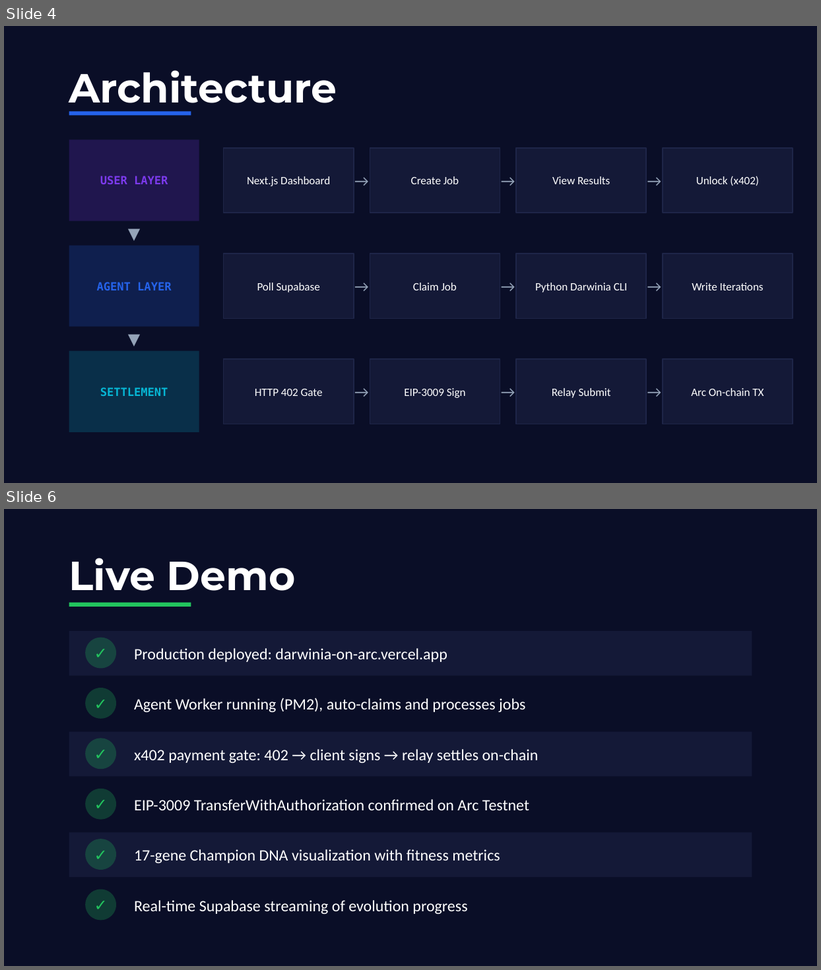
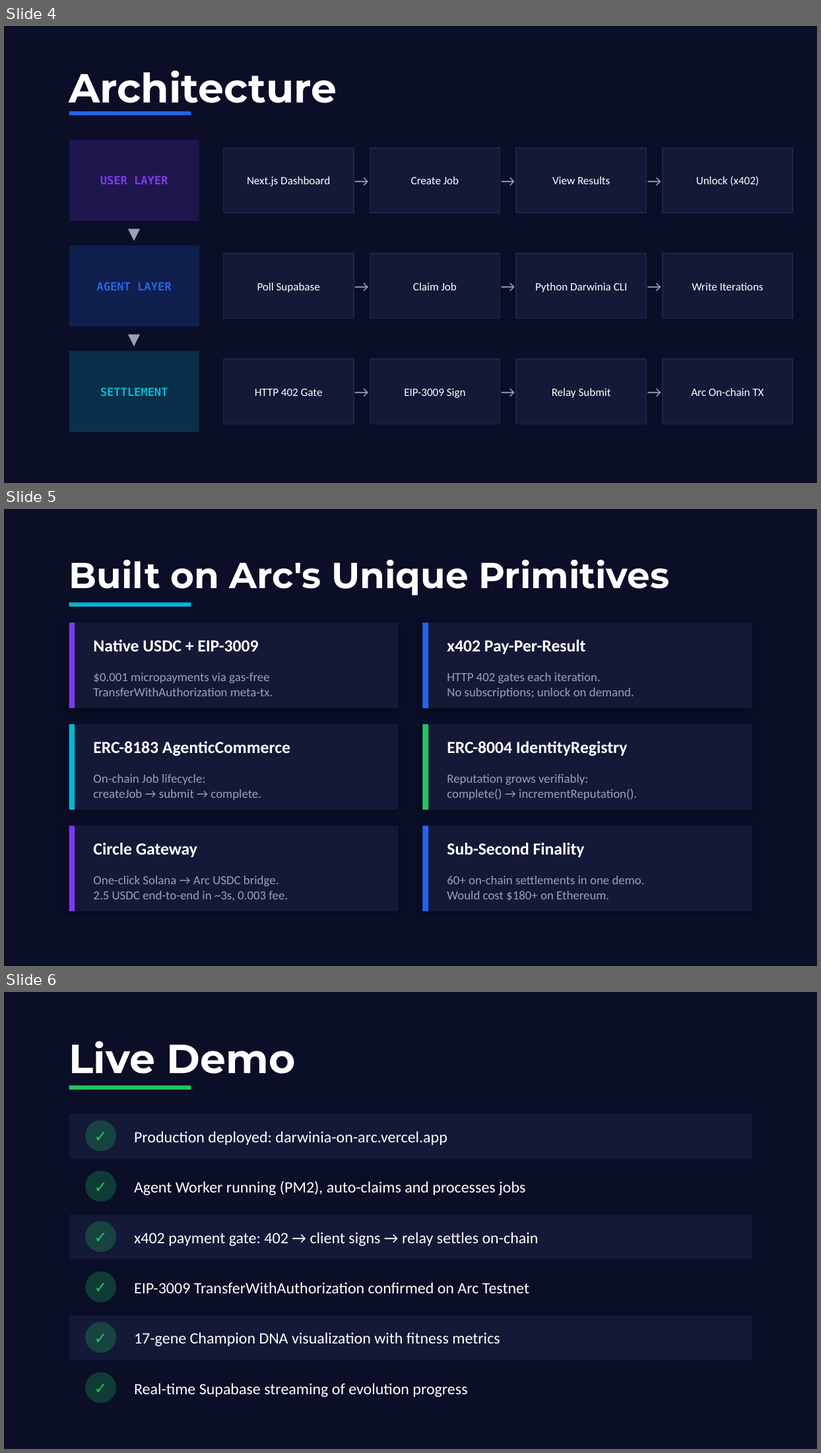
Before and after one commit to 0xSanei/darwinia-on-arc, a slide deck: slides/pitch-deck.pptx. Shown one above the other, each under a label of ours: slides 4 and 6 before the commit, slides 4, 5 and 6 after it; the slides between them are not shown. The pictures are 821x970 and 821x1453 pixels, drawn with LibreOffice and Linux fonts; fonts in the diff are those of the drawing. Boxes give left, top, right and bottom in pixels: in the first picture for what was removed or moved away, otherwise in the second. Text is boxed around its words. In the diff, an @@ line names an element or a change of style, - is before the commit and + after.

Commit message:
docs: reviewer-friendly README + ERC-8183/8004 + Gateway in pitch deck
- README: add 'For reviewers' verification table linking to live ERC-8183/8004
  contracts, Job #4 createJob/submit/complete txs (reputation 0→1 verified
  on-chain), tx-evidence file, and bootstrap-agent-eoa.mjs
- README: replace ASCII architecture diagrams with mermaid (renders natively
  on GitHub)
- README: document bootstrap-agent-eoa.mjs in Getting Started
- pitch-deck: expand slide 5 from 4→6 cards covering ERC-8183
  AgenticCommerce, ERC-8004 IdentityRegistry, and Circle Gateway — the
  three differentiating primitives missing in the prior deck

```diff
--- a/slides/pitch-deck.pptx
+++ b/slides/pitch-deck.pptx
@@ slide 5 added at (x1=4, y1=509, x2=817, y2=966), background #0A0E27 @@
@@ text added at (x1=69, y1=560, x2=669, y2=595), 32 pt, text #FFFFFF, bold @@
+Built on Arc's Unique Primitives
@@ rectangle added at (x1=69, y1=603, x2=191, y2=607), fill #06B6D4 @@
@@ rectangle added at (x1=69, y1=623, x2=399, y2=708), fill #141937 @@
@@ rectangle added at (x1=69, y1=623, x2=75, y2=708), fill #7C3AED @@
@@ rectangle added at (x1=422, y1=623, x2=752, y2=708), fill #141937 @@
@@ rectangle added at (x1=422, y1=623, x2=428, y2=708), fill #2563EB @@
@@ text added at (x1=93, y1=640, x2=258, y2=652), 15 pt, text #FFFFFF, bold @@
+Native USDC + EIP-3009
@@ text added at (x1=447, y1=640, x2=586, y2=654), 15 pt, text #FFFFFF, bold @@
+x402 Pay-Per-Result
@@ text added at (x1=93, y1=673, x2=273, y2=696), 11 pt, text #94A3B8 @@
+$0.001 micropayments via gas-free
+TransferWithAuthorization meta-tx.
@@ text added at (x1=447, y1=673, x2=634, y2=698), 11 pt, text #94A3B8 @@
+HTTP 402 gates each iteration.
+No subscriptions; unlock on demand.
@@ rectangle added at (x1=69, y1=724, x2=399, y2=810), fill #141937 @@
@@ rectangle added at (x1=69, y1=724, x2=75, y2=810), fill #06B6D4 @@
@@ rectangle added at (x1=422, y1=724, x2=752, y2=810), fill #141937 @@
@@ rectangle added at (x1=422, y1=724, x2=428, y2=810), fill #22C55E @@
@@ text added at (x1=93, y1=741, x2=290, y2=757), 15 pt, text #FFFFFF, bold @@
+ERC-8183 AgenticCommerce
@@ text added at (x1=447, y1=741, x2=628, y2=757), 15 pt, text #FFFFFF, bold @@
+ERC-8004 IdentityRegistry
@@ text added at (x1=93, y1=774, x2=261, y2=800), 11 pt, text #94A3B8 @@
+On-chain Job lifecycle:
+createJob → submit → complete.
@@ text added at (x1=447, y1=774, x2=637, y2=800), 11 pt, text #94A3B8 @@
+Reputation grows verifiably:
+complete() → incrementReputation().
@@ rectangle added at (x1=69, y1=826, x2=399, y2=912), fill #141937 @@
@@ rectangle added at (x1=69, y1=826, x2=75, y2=912), fill #7C3AED @@
@@ text added at (x1=93, y1=843, x2=197, y2=857), 15 pt, text #FFFFFF, bold @@
+Circle Gateway
@@ rectangle added at (x1=422, y1=826, x2=752, y2=912), fill #141937 @@
@@ rectangle added at (x1=422, y1=826, x2=428, y2=912), fill #2563EB @@
@@ text added at (x1=447, y1=843, x2=585, y2=857), 15 pt, text #FFFFFF, bold @@
+Sub-Second Finality
@@ text added at (x1=93, y1=876, x2=288, y2=901), 11 pt, text #94A3B8 @@
+One-click Solana → Arc USDC bridge.
+2.5 USDC end-to-end in ~3s, 0.003 fee.
@@ text added at (x1=447, y1=876, x2=645, y2=901), 11 pt, text #94A3B8 @@
+60+ on-chain settlements in one demo.
+Would cost $180+ on Ethereum.
```
Also in this commit, not shown: 1 slide removed, 2 other files.
